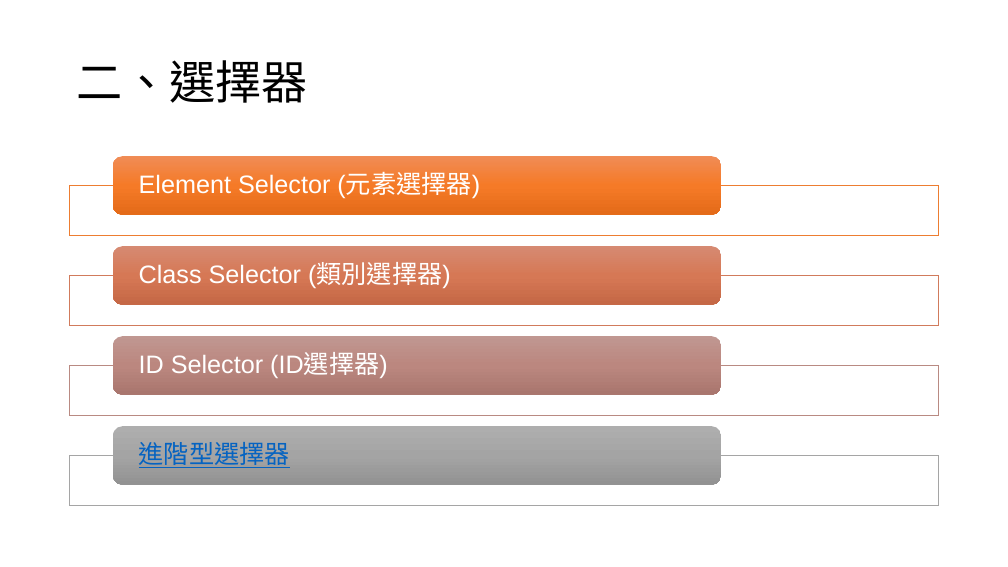
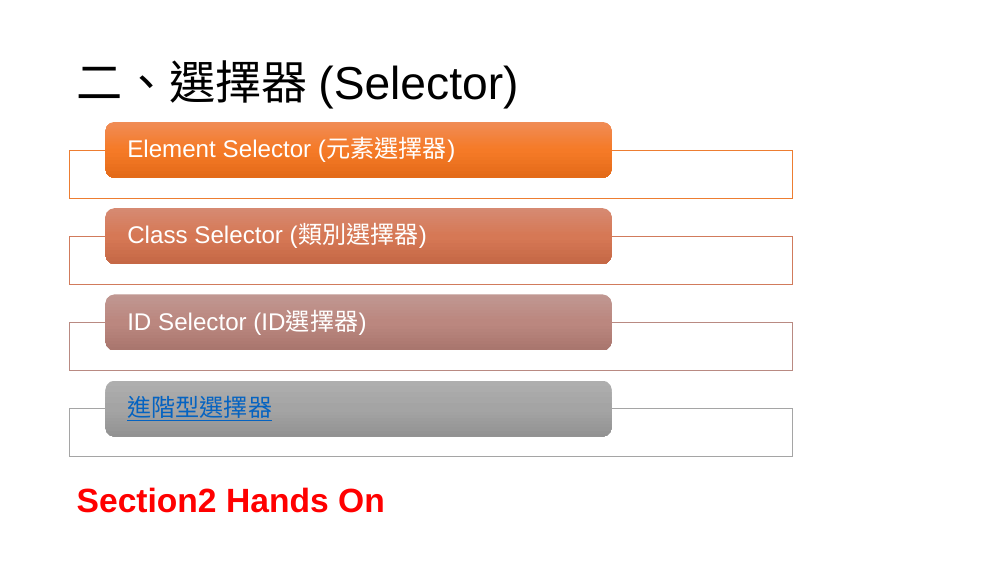
Before and after one commit to Benknightdark/jquerytutorial, a slide deck: slide 6 of jquerytutorial.pptx. Drawn at 1008x567 pixels with LibreOffice and Linux fonts; fonts in the diff are those of the drawing. Boxes give left, top, right and bottom in pixels: in the first picture for what was removed or moved away, otherwise in the second. Text is boxed around its words. In the diff, an @@ line names an element or a change of style, - is before the commit and + after.

Commit message:
ff

```diff
--- a/jquerytutorial.pptx
+++ b/jquerytutorial.pptx
@@ title at (77, 60, 518, 109): text changed @@
-二、選擇器
+二、選擇器 (Selector)
@@ rounded rectangle: place and size @@
-rounded rectangle at (113, 157, 721, 215)
+rounded rectangle at (105, 122, 612, 178)
@@ text "Element Selector (元素選擇器)": place and size @@
-text "Element Selector (元素選擇器)" at (139, 173, 480, 198)
+text "Element Selector (元素選擇器)" at (127, 138, 455, 162)
@@ rectangle: place and size @@
-rectangle at (70, 185, 939, 235)
+rectangle at (70, 150, 793, 197)
@@ rounded rectangle: place and size @@
-rounded rectangle at (113, 247, 721, 305)
+rounded rectangle at (105, 208, 612, 264)
@@ rectangle: place and size @@
-rectangle at (70, 275, 939, 325)
+rectangle at (70, 236, 793, 284)
@@ text "Class Selector (類別選擇器)": place and size @@
-text "Class Selector (類別選擇器)" at (139, 263, 451, 288)
+text "Class Selector (類別選擇器)" at (127, 224, 427, 248)
@@ rounded rectangle: place and size @@
-rounded rectangle at (113, 337, 721, 395)
+rounded rectangle at (105, 294, 612, 350)
@@ text "ID Selector (ID選擇器)": place and size @@
-text "ID Selector (ID選擇器)" at (139, 353, 388, 378)
+text "ID Selector (ID選擇器)" at (127, 310, 366, 335)
@@ rectangle: place and size @@
-rectangle at (70, 365, 939, 415)
+rectangle at (70, 323, 793, 371)
@@ rounded rectangle: place and size @@
-rounded rectangle at (113, 426, 721, 485)
+rounded rectangle at (105, 380, 612, 436)
@@ size 24 to 23 pt in 4 elements at (127, 138, 455, 162), (127, 224, 427, 248), (127, 310, 366, 335), (127, 396, 272, 421) @@
@@ text "進階型選擇器": place and size @@
-text "進階型選擇器" at (139, 442, 290, 468)
+text "進階型選擇器" at (127, 396, 272, 421)
@@ rectangle: place and size @@
-rectangle at (70, 455, 939, 505)
+rectangle at (70, 409, 793, 457)
@@ text added at (77, 487, 385, 513), 32 pt, text #FF0000, bold @@
+Section2 Hands On
```
